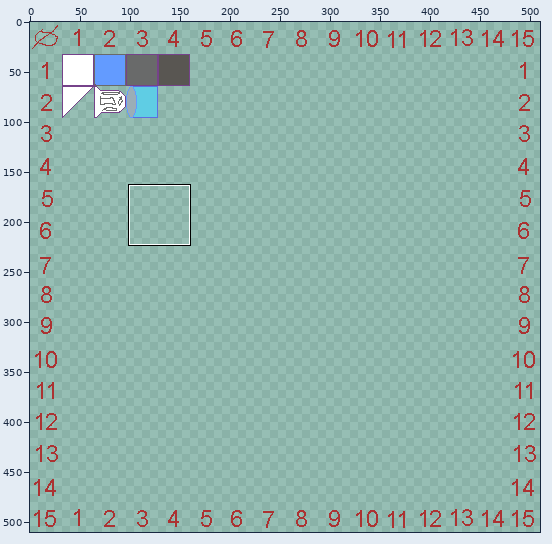
One commit to this sprite sheet: src-deploy/public/ludumDare43/images/ship-001.png. The first picture is a wide view before the edit; the outline marks the close-up.
Close-up. As it was:
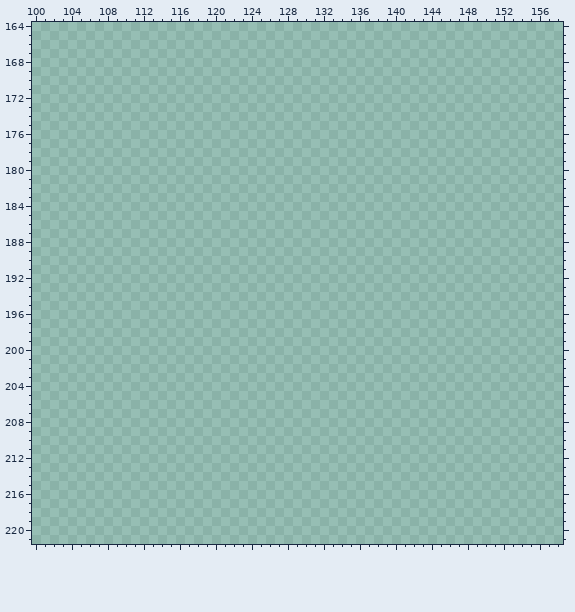
The file is 512x512 pixels. Shown: x 100..158, y 164..221. The wide view leaves out empty margins. The commit also changed other parts of the picture, which this record leaves out.
Once edited:
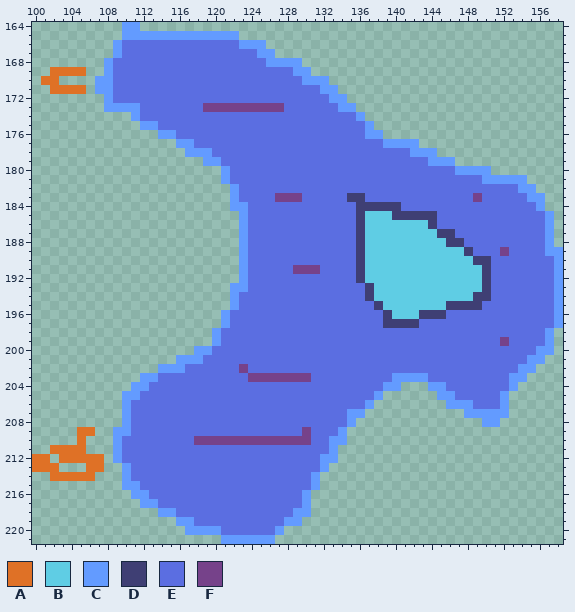
Palette (. is transparent): A #df7126  B #5fcde4  C #639bff  D #3f3f74  E #5b6ee1  F #76428a
Edits made:
Changed rows in their new state; - is an unchanged pixel.
first column x 100:
164 ----------CC-----------------------------------------------
165 ----------CCCCCCCCCCCCC------------------------------------
166 ---------CEEEEEEEEEEEEECCC---------------------------------
167 ---------CEEEEEEEEEEEEEEECC--------------------------------
168 --------CEEEEEEEEEEEEEEEEECCCC-----------------------------
169 --AAAA--CEEEEEEEEEEEEEEEEEEEECC----------------------------
170 -AA----CCEEEEEEEEEEEEEEEEEEEEECCC--------------------------
171 --AAAA-CCEEEEEEEEEEEEEEEEEEEEEEECC-------------------------
172 --------CEEEEEEEEEEEEEEEEEEEEEEEECC------------------------
173 --------CCCCEEEEEEEFFFFFFFFFEEEEEECC-----------------------
174 -----------CEEEEEEEEEEEEEEEEEEEEEEEEC----------------------
175 ------------CCEEEEEEEEEEEEEEEEEEEEEEEC---------------------
176 --------------CCEEEEEEEEEEEEEEEEEEEEECC--------------------
177 ----------------CCEEEEEEEEEEEEEEEEEEEEECCCC----------------
178 -----------------CCCEEEEEEEEEEEEEEEEEEEEEECCC--------------
179 -------------------CCEEEEEEEEEEEEEEEEEEEEEEECCC------------
180 ---------------------CEEEEEEEEEEEEEEEEEEEEEEEEECCCC--------
181 ---------------------CEEEEEEEEEEEEEEEEEEEEEEEEEEEECCCCC----
182 ----------------------CEEEEEEEEEEEEEEEEEEEEEEEEEEEEEEECC---
183 ----------------------CEEEEFFFEEEEEDDEEEEEEEEEEEEFEEEEECC--
184 ----------------------CCEEEEEEEEEEEEDDDDDEEEEEEEEEEEEEEEC--
185 -----------------------CEEEEEEEEEEEEDBBBDDDDDEEEEEEEEEEEEC-
186 -----------------------CEEEEEEEEEEEEDBBBBBBBDEEEEEEEEEEEEC-
187 -----------------------CEEEEEEEEEEEEDBBBBBBBBDDEEEEEEEEEEC-
188 -----------------------CEEEEEEEEEEEEDBBBBBBBBBDDEEEEEEEEEC-
189 -----------------------CEEEEEEEEEEEEDBBBBBBBBBBBDEEEFEEEECC
190 -----------------------CEEEEEEEEEEEEDBBBBBBBBBBBBDDEEEEEEEC
191 -----------------------CEEEEEFFFEEEEDBBBBBBBBBBBBBDEEEEEEEC
192 -----------------------CEEEEEEEEEEEEDBBBBBBBBBBBBBDEEEEEEEC
193 ----------------------CCEEEEEEEEEEEEEDBBBBBBBBBBBBDEEEEEEEC
194 ----------------------CEEEEEEEEEEEEEEDBBBBBBBBBBBDDEEEEEEEC
195 ----------------------CEEEEEEEEEEEEEEEDBBBBBBBDDDDEEEEEEEEC
196 ---------------------CEEEEEEEEEEEEEEEEEDBBBDDDEEEEEEEEEEEEC
197 ---------------------CEEEEEEEEEEEEEEEEEDDDDEEEEEEEEEEEEEEEC
198 --------------------CEEEEEEEEEEEEEEEEEEEEEEEEEEEEEEEEEEEEC-
199 --------------------CEEEEEEEEEEEEEEEEEEEEEEEEEEEEEEEFEEEEC-
200 ------------------CCEEEEEEEEEEEEEEEEEEEEEEEEEEEEEEEEEEEECC-
201 ----------------CCCEEEEEEEEEEEEEEEEEEEEEEEEEEEEEEEEEEEECC--
202 --------------CCCEEEEEEFEEEEEEEEEEEEEEEEEEEEEEEEEEEEEECC---
203 ------------CCEEEEEEEEEEFFFFFFFEEEEEEEEECCCCEEEEEEEEECC----
204 -----------CCEEEEEEEEEEEEEEEEEEEEEEEEEECC---CCEEEEEEEC-----
205 ----------CCEEEEEEEEEEEEEEEEEEEEEEEEEEC------CCEEEEEC------
206 ----------CEEEEEEEEEEEEEEEEEEEEEEEEEEC--------CCCEEEC------
207 ----------CEEEEEEEEEEEEEEEEEEEEEEEECC-----------CCCCC------
208 ----------CEEEEEEEEEEEEEEEEEEEEEEEEC--------------CC-------
209 -----AA--CCEEEEEEEEEEEEEEEEEEEFEEEC------------------------
210 -----A---CEEEEEEEEFFFFFFFFFFFFFEECC------------------------
211 --AAAA---CEEEEEEEEEEEEEEEEEEEEEEEC-------------------------
212 AA-AAAAA-CEEEEEEEEEEEEEEEEEEEEEECC-------------------------
213 AAA---AA--CEEEEEEEEEEEEEEEEEEEEEC--------------------------
214 --AAAAA---CEEEEEEEEEEEEEEEEEEEEC---------------------------
215 ----------CCEEEEEEEEEEEEEEEEEEEC---------------------------
216 -----------CCEEEEEEEEEEEEEEEEEC----------------------------
217 ------------CCEEEEEEEEEEEEEEEEC----------------------------
218 --------------CCEEEEEEEEEEEEECC----------------------------
219 ----------------CCEEEEEEEEEECC-----------------------------
220 -----------------CCCCEEEEEEC-------------------------------
221 ---------------------CCCCCC--------------------------------
